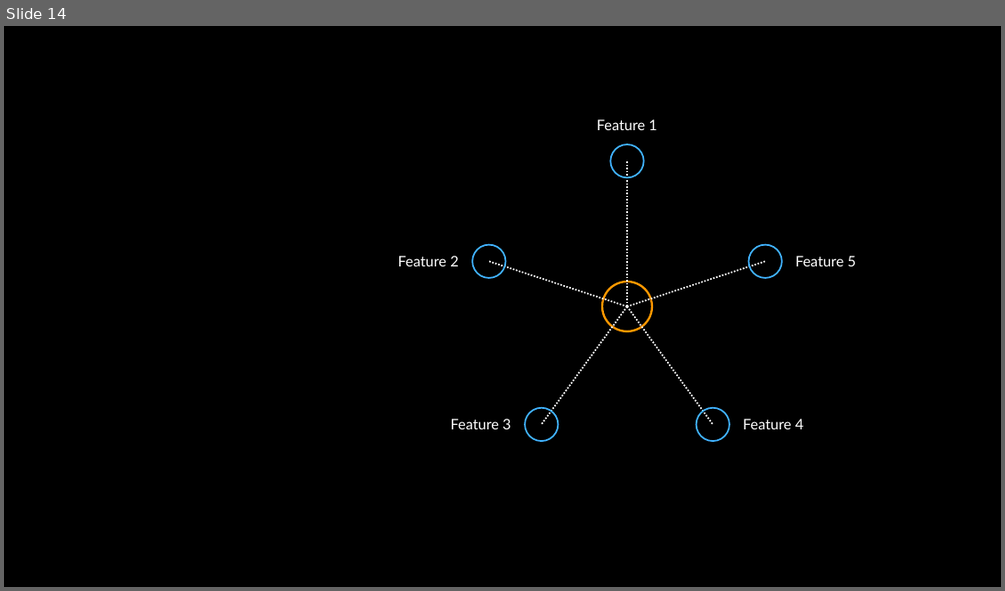
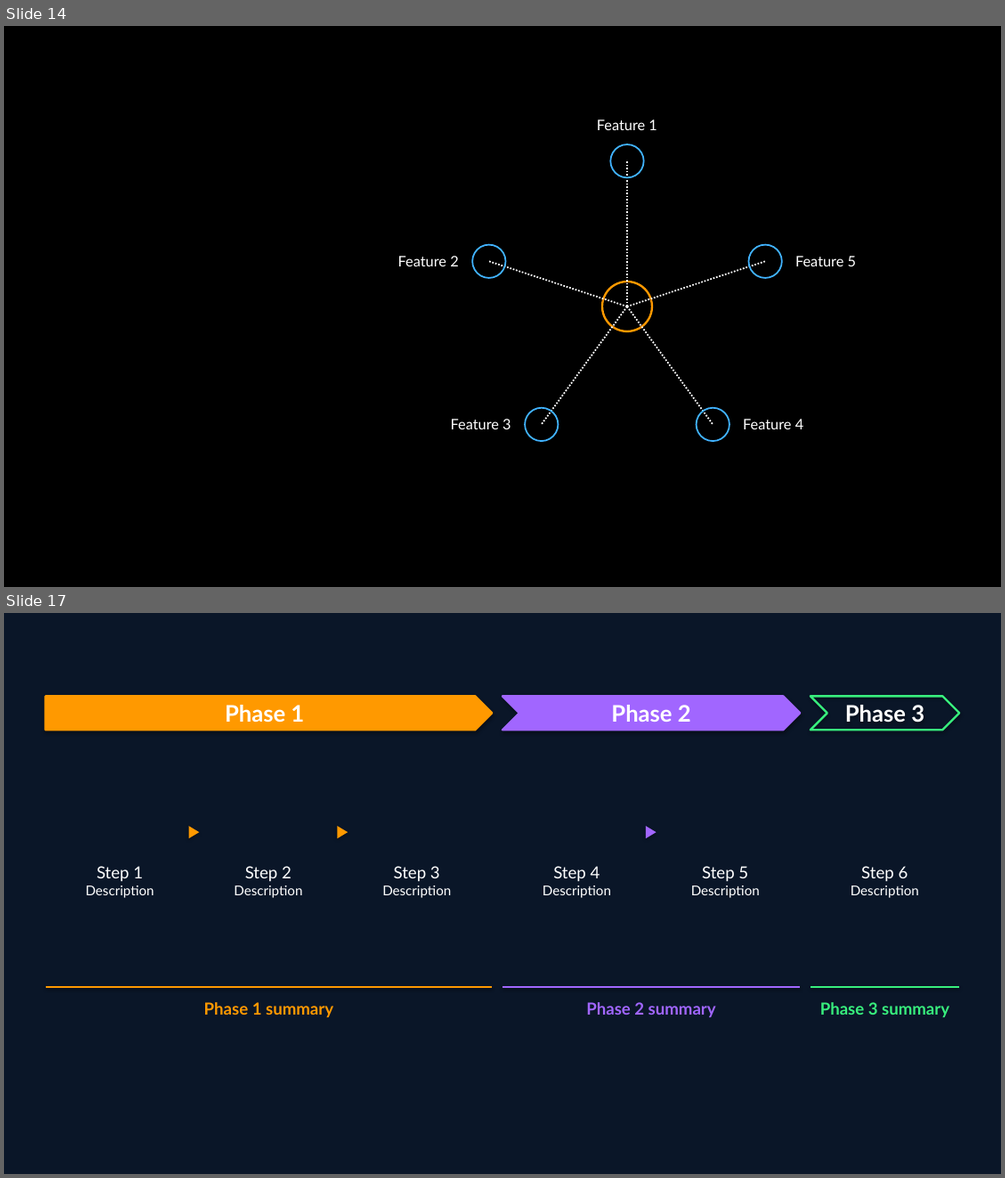
Before and after one commit to aws-samples/sample-spec-driven-presentation-maker, a slide deck: skill/references/examples/patterns.pptx. Shown one above the other, each under a label of ours: slide 14 before the commit, slides 14 and 17 after it; the slides between them are not shown. The pictures are 1005x591 and 1005x1178 pixels, drawn with LibreOffice and Linux fonts; fonts in the diff are those of the drawing. Boxes give left, top, right and bottom in pixels: in the first picture for what was removed or moved away, otherwise in the second. Text is boxed around its words. In the diff, an @@ line names an element or a change of style, - is before the commit and + after.

```diff
--- a/skill/references/examples/patterns.pptx
+++ b/skill/references/examples/patterns.pptx
@@ slide 17 added at box(4, 613, 1001, 1174), background #0A1628 @@
@@ pentagon arrow added at box(46, 696, 493, 730), fill #FF9900, outline #FF9900 2 pt, 22 pt, text #FFFFFF, bold @@
+Phase 1
@@ chevron added at box(502, 696, 801, 730), fill #A166FF, outline #A166FF 2 pt, 22 pt, text #FFFFFF, bold @@
+Phase 2
@@ chevron added at box(810, 696, 959, 730), outline #38EF7D 2 pt, 22 pt, text #FFFFFF, bold @@
+Phase 3
@@ triangle added at box(189, 826, 200, 838), fill #FF9900 @@
@@ triangle added at box(337, 826, 348, 838), fill #FF9900 @@
@@ triangle added at box(646, 826, 656, 838), fill #A166FF @@
@@ text added at box(97, 866, 143, 882), 16 pt, text #FFFFFF @@
+Step 1
@@ text added at box(245, 866, 291, 882), 16 pt, text #FFFFFF @@
+Step 2
@@ text added at box(394, 866, 440, 882), 16 pt, text #FFFFFF @@
+Step 3
@@ text added at box(553, 866, 600, 882), 16 pt, text #FFFFFF @@
+Step 4
@@ text added at box(702, 866, 748, 882), 16 pt, text #FFFFFF @@
+Step 5
@@ text added at box(861, 866, 908, 882), 16 pt, text #FFFFFF @@
+Step 6
@@ text added at box(86, 885, 154, 898), 13 pt, text #FFFFFF @@
+Description
@@ text added at box(234, 885, 302, 898), 13 pt, text #FFFFFF @@
+Description
@@ text added at box(382, 885, 451, 898), 13 pt, text #FFFFFF @@
+Description
@@ text added at box(542, 885, 611, 898), 13 pt, text #FFFFFF @@
+Description
@@ text added at box(691, 885, 760, 898), 13 pt, text #FFFFFF @@
+Description
@@ text added at box(850, 885, 919, 898), 13 pt, text #FFFFFF @@
+Description
@@ line added from (46, 987) to (493, 987), #FF9900 1.5 pt @@
@@ text added at box(204, 1002, 333, 1017), 16 pt, text #FF9900, bold @@
+Phase 1 summary
@@ line added from (502, 987) to (801, 987), #A166FF 1.5 pt @@
@@ text added at box(586, 1002, 716, 1017), 16 pt, text #A166FF, bold @@
+Phase 2 summary
@@ line added from (810, 987) to (960, 987), #38EF7D 1.5 pt @@
@@ text added at box(820, 1002, 949, 1017), 16 pt, text #38EF7D, bold @@
+Phase 3 summary
```
Also in this commit, not shown: 4 slides changed, 1 other slide added, 2 slides removed.
